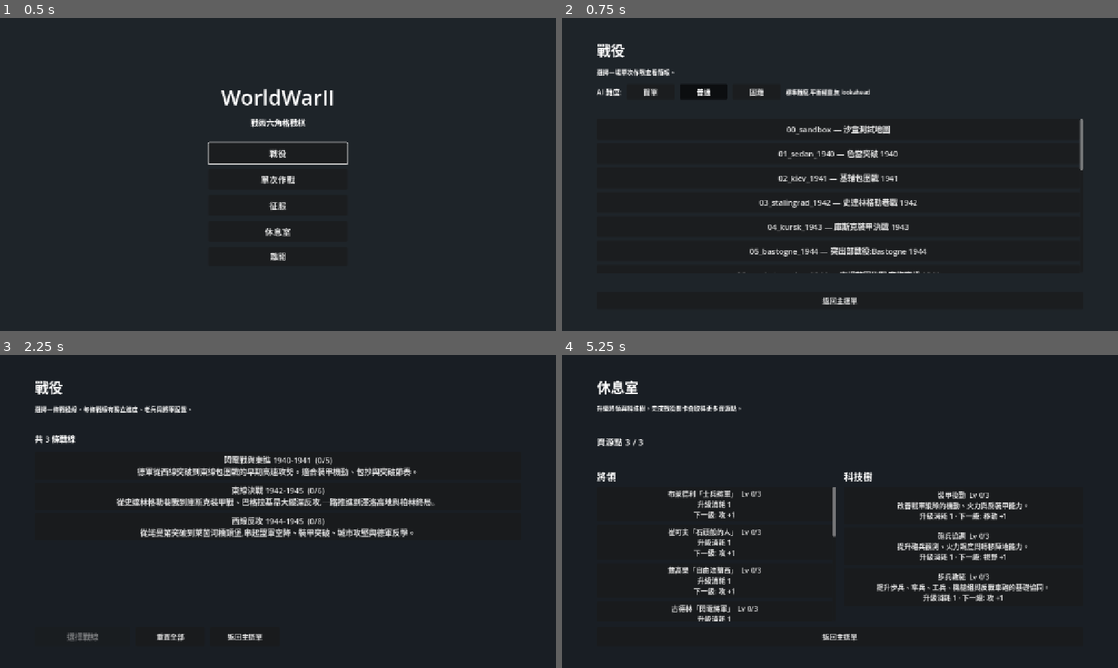
Above: before the commit, frames 1-4 (two rows, left to right).
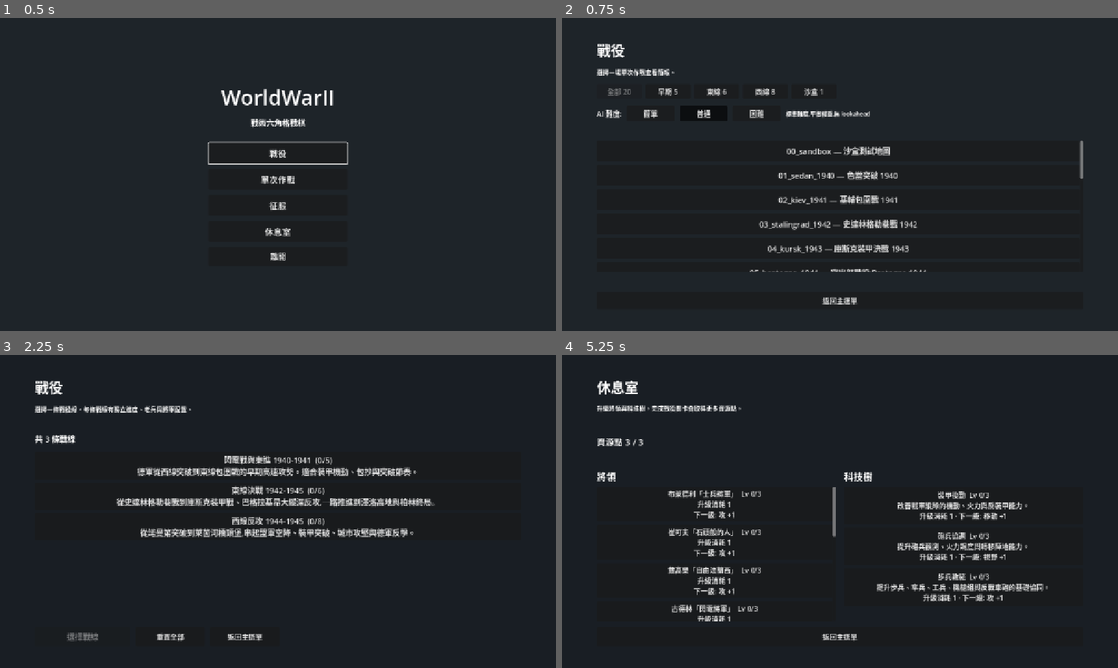
Above: after the commit, the same moments.

Repository: Fischer-Zhang/WorldWarII
Game: Godot game, scene res://scenes/main_menu.tscn
The game is run twice, just before and just after one commit, with the same random seed, the same clock (stepped at 60 frames per second) and the same inputs.
Inputs:
- Up to frame 1 (0.5 s): no input
- Up to frame 2 (0.75 s): click "單次作戰" at 0.5 s
- Up to frame 3 (2.25 s): click "返回主選單" at 1.25 s; click "戰役" at 2 s
- Up to frame 4 (5.25 s): click "返回主選單" at 2.75 s; click "征服" at 3.5 s; click "返回主選單" at 4.25 s; click "休息室" at 5 s

Frame 1 is identical in both runs. In frame 2, 4.6% of the frame differs, in the area x 6-94%, y 21-82%; in frame 3, nothing differs; in frame 4, less than 0.1%.

Commit message:
Add scenario category tabs

Diff:
--- a/scenes/scenario_select.tscn
+++ b/scenes/scenario_select.tscn
@@ -34,6 +34,9 @@
 [node name="Hint" type="Label" parent="Margin/VBox"]
 theme_override_font_sizes/font_size = 14
 text = "選擇一場單次作戰查看簡報。"
+
+[node name="CategoryRow" type="HBoxContainer" parent="Margin/VBox"]
+theme_override_constants/separation = 8
 
 [node name="DifficultyRow" type="HBoxContainer" parent="Margin/VBox"]
 theme_override_constants/separation = 12
--- a/scripts/ui/scenario_select.gd
+++ b/scripts/ui/scenario_select.gd
@@ -6,6 +6,17 @@
 	"hard":   "啟用 1 步 lookahead,AI 會評估「我走這步後玩家最強反擊」",
 }
 
+const CATEGORY_ALL := "all"
+const CATEGORY_SANDBOX := "sandbox"
+const CATEGORY_LABELS := {
+	CATEGORY_ALL: "全部",
+	"blitzkrieg_early_war": "早期",
+	"eastern_front": "東線",
+	"western_front": "西線",
+	CATEGORY_SANDBOX: "沙盒",
+}
+
+@onready var category_row: HBoxContainer = $Margin/VBox/CategoryRow
 @onready var list: VBoxContainer = $Margin/VBox/ListScroll/List
 @onready var back_button: Button = $Margin/VBox/BackButton
 @onready var easy_btn: Button = $Margin/VBox/DifficultyRow/EasyButton
@@ -13,23 +24,98 @@
 @onready var hard_btn: Button = $Margin/VBox/DifficultyRow/HardButton
 @onready var diff_hint: Label = $Margin/VBox/DifficultyRow/DifficultyHint
 
+var active_category: String = CATEGORY_ALL
+var category_scenarios: Dictionary = {}
+var category_buttons: Dictionary = {}
+
 func _ready() -> void:
 	back_button.pressed.connect(_on_back_pressed)
-	# Build the scenario list
-	for s in DataLoader.scenarios:
-		var scenario: Dictionary = s
-		var btn := Button.new()
-		btn.text = "%s — %s" % [scenario.get("id", ""), scenario.get("title", "(無標題)")]
-		btn.custom_minimum_size = Vector2(0, 48)
-		btn.add_theme_font_size_override("font_size", 18)
-		var scenario_id := String(scenario.get("id", ""))
-		btn.pressed.connect(func(): _on_scenario_picked(scenario_id))
-		list.add_child(btn)
+	_build_categories()
+	_build_category_buttons()
+	_rebuild_scenario_list()
 	# Difficulty buttons act as a radio group
 	easy_btn.pressed.connect(func(): _set_difficulty("easy"))
 	normal_btn.pressed.connect(func(): _set_difficulty("normal"))
 	hard_btn.pressed.connect(func(): _set_difficulty("hard"))
 	_refresh_difficulty_buttons()
+
+func _build_categories() -> void:
+	category_scenarios = {
+		CATEGORY_ALL: {},
+		CATEGORY_SANDBOX: {"00_sandbox": true},
+	}
+	for campaign in DataLoader.campaigns:
+		var c: Dictionary = campaign
+		var campaign_id := String(c.get("id", ""))
+		category_scenarios[campaign_id] = {}
+		for scenario_id in c.get("scenario_order", []):
+			category_scenarios[campaign_id][String(scenario_id)] = true
+
+func _build_category_buttons() -> void:
+	for child in category_row.get_children():
+		child.queue_free()
+	category_buttons.clear()
+
+	var category_order: Array[String] = [CATEGORY_ALL]
+	for campaign in DataLoader.campaigns:
+		category_order.append(String(campaign.get("id", "")))
+	category_order.append(CATEGORY_SANDBOX)
+
+	for category_id in category_order:
+		var btn := Button.new()
+		btn.toggle_mode = true
+		btn.custom_minimum_size = Vector2(104, 34)
+		btn.text = _category_label(category_id)
+		btn.pressed.connect(func(): _set_category(category_id))
+		category_row.add_child(btn)
+		category_buttons[category_id] = btn
+	_refresh_category_buttons()
+
+func _rebuild_scenario_list() -> void:
+	for child in list.get_children():
+		child.queue_free()
+	for s in DataLoader.scenarios:
+		var scenario: Dictionary = s
+		var scenario_id := String(scenario.get("id", ""))
+		if not _scenario_in_active_category(scenario_id):
+			continue
+		var btn := Button.new()
+		btn.text = "%s — %s" % [scenario.get("id", ""), scenario.get("title", "(無標題)")]
+		btn.custom_minimum_size = Vector2(0, 48)
+		btn.add_theme_font_size_override("font_size", 18)
+		btn.pressed.connect(func(): _on_scenario_picked(scenario_id))
+		list.add_child(btn)
+
+func _set_category(category_id: String) -> void:
+	active_category = category_id
+	_refresh_category_buttons()
+	_rebuild_scenario_list()
+
+func _refresh_category_buttons() -> void:
+	for category_id in category_buttons.keys():
+		var btn: Button = category_buttons[category_id]
+		btn.button_pressed = category_id == active_category
+		btn.disabled = category_id == active_category
+
+func _scenario_in_active_category(scenario_id: String) -> bool:
+	if active_category == CATEGORY_ALL:
+		return true
+	var ids: Dictionary = category_scenarios.get(active_category, {})
+	return ids.has(scenario_id)
+
+func _category_label(category_id: String) -> String:
+	var label := String(CATEGORY_LABELS.get(category_id, ""))
+	if label == "":
+		var campaign := DataLoader.get_campaign(category_id)
+		label = String(campaign.get("title", category_id))
+	var count := _category_count(category_id)
+	return "%s %d" % [label, count]
+
+func _category_count(category_id: String) -> int:
+	if category_id == CATEGORY_ALL:
+		return DataLoader.scenarios.size()
+	var ids: Dictionary = category_scenarios.get(category_id, {})
+	return ids.size()
 
 func _set_difficulty(d: String) -> void:
 	GameState.difficulty = d
